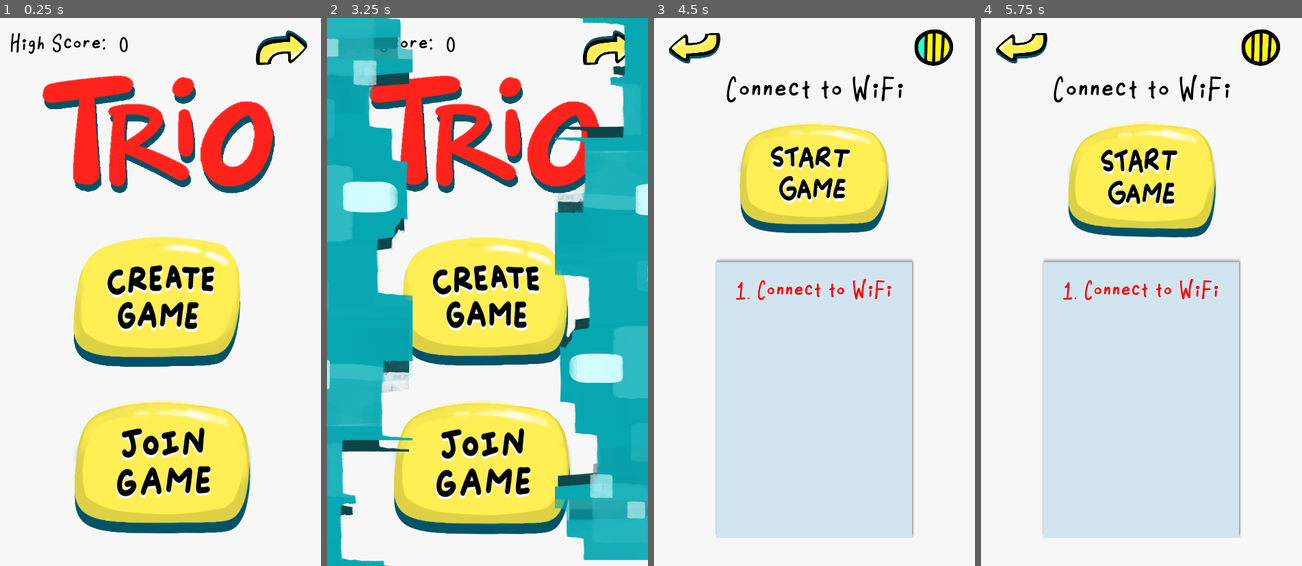
Above: before the commit, frames 1-4 (left to right).
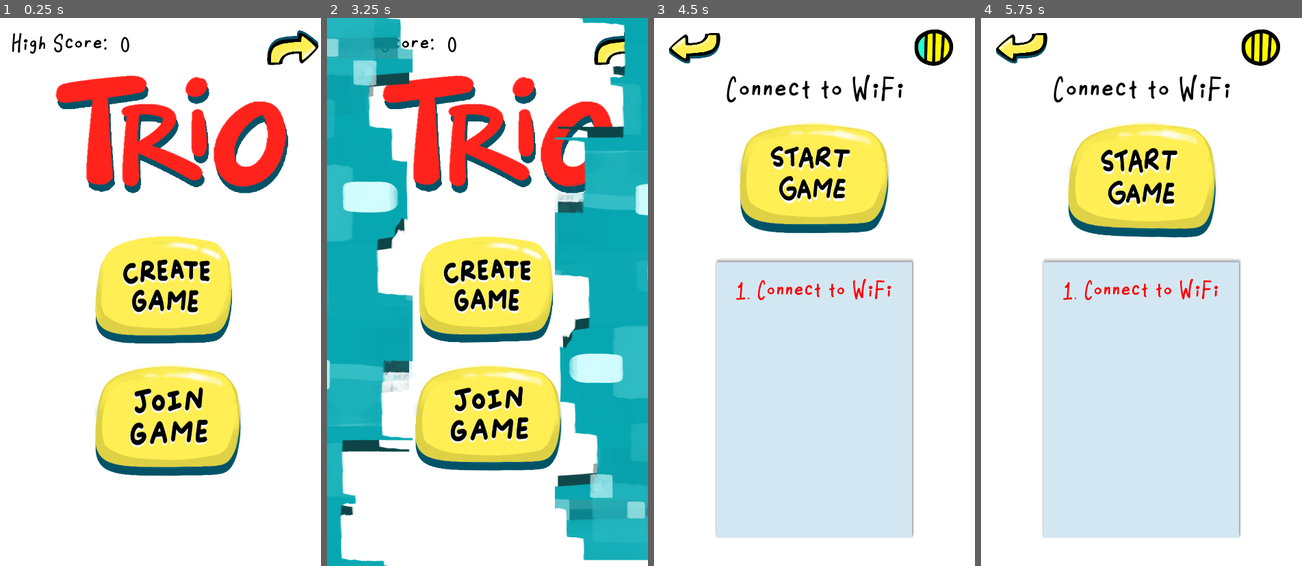
Above: after the commit, the same moments.

Repository: brennanho/Trio
Game: Godot game, scene res://Main.tscn
Two runs of this game, one before a commit and one after it. Both use one fixed random seed, a clock stepped at 60 frames per second and the inputs below.
Inputs (mouse positions are in pixels of both pictures, inside the frame that each line leads up to; where the layout moved, square brackets give the same spot in the first picture):
- Up to frame 1 (0.25 s): no input
- Up to frame 2 (3.25 s): click (490, 423) [484, 472] at 0.5 s; click (359, 50) at 2.75 s
- Up to frame 3 (4.5 s): click (814, 286) [811, 297] at 3.5 s; click (814, 182) at 4.25 s
- Up to frame 4 (5.75 s): click (1141, 182) at 5 s

The runs differ from the first frame. In frame 1, 30% of the frame differs, in the area x 3-100%, y 2-95%; in frame 2, 28%; in frame 3, less than 0.1%; in frame 4, less than 0.1%.

Commit message:
Flying shapes

Diff:
--- a/Main.tscn
+++ b/Main.tscn
@@ -1,50 +1,76 @@
-[gd_scene load_steps=38 format=2]
-
-[ext_resource path="res://Menu_Sprites/TRIO_TITLE.png" type="Texture" id=1]
-[ext_resource path="res://fonts/CallingCards_Bold_sample.ttf" type="DynamicFontData" id=2]
-[ext_resource path="res://scripts/find_opponent.gd" type="Script" id=3]
-[ext_resource path="res://Shaders/main_menu_button.tres" type="Material" id=4]
-[ext_resource path="res://Menu_Sprites/JOINGAME_OFF.png" type="Texture" id=5]
-[ext_resource path="res://Menu_Sprites/JOINGAME_ON.png" type="Texture" id=6]
-[ext_resource path="res://scripts/button.gd" type="Script" id=7]
-[ext_resource path="res://Menu_Sprites/CREATEGAME_OFF.png" type="Texture" id=8]
-[ext_resource path="res://Menu_Sprites/CREATEGAME_ON.png" type="Texture" id=9]
-[ext_resource path="res://fonts/Robi-Regular.ttf" type="DynamicFontData" id=10]
-[ext_resource path="res://scripts/highscore.gd" type="Script" id=11]
-[ext_resource path="res://Menu_Sprites/BACK_OFF.png" type="Texture" id=12]
-[ext_resource path="res://Menu_Sprites/BACK_ON.png" type="Texture" id=13]
-[ext_resource path="res://help.gd" type="Script" id=14]
-[ext_resource path="res://Card_Sprites/CARD_DROPSHADE_TEST.png" type="Texture" id=15]
-[ext_resource path="res://Card_Sprites/1_CIRC_BLUE_SOLID.png" type="Texture" id=16]
-[ext_resource path="res://Card_Sprites/3_CIRC_BLUE_DOT.png" type="Texture" id=17]
-[ext_resource path="res://Card_Sprites/3_RHOM_GREEN_SOLID.png" type="Texture" id=18]
-[ext_resource path="res://Card_Sprites/1_CIRC_BLUE_EMPTY.png" type="Texture" id=19]
-[ext_resource path="res://Card_Sprites/2_XXX_RED_DOT.png" type="Texture" id=20]
-[ext_resource path="res://Card_Sprites/3_CIRC_BLUE_SOLID.png" type="Texture" id=21]
-[ext_resource path="res://Card_Sprites/1_CIRC_BLUE_DOT.png" type="Texture" id=22]
-[ext_resource path="res://Card_Sprites/1_RHOM_GREEN_DOT.png" type="Texture" id=23]
-[ext_resource path="res://Card_Sprites/3_XXX_RED_SOLID.png" type="Texture" id=24]
-[ext_resource path="res://Card_Sprites/1_CIRC_RED_SOLID.png" type="Texture" id=25]
-[ext_resource path="res://Card_Sprites/1_XXX_GREEN_DOT.png" type="Texture" id=26]
-[ext_resource path="res://Card_Sprites/3_CIRC_RED_SOLID.png" type="Texture" id=27]
-[ext_resource path="res://Card_Sprites/2_RHOM_GREEN_SOLID.png" type="Texture" id=28]
-[ext_resource path="res://Card_Sprites/1_RHOM_RED_DOT.png" type="Texture" id=29]
-[ext_resource path="res://Card_Sprites/2_XXX_BLUE_DOT.png" type="Texture" id=30]
-[ext_resource path="res://Card_Sprites/1_RHOM_GREEN_EMPTY.png" type="Texture" id=31]
+[gd_scene load_steps=40 format=2]
+
+[ext_resource path="res://Menu_Sprites/alpha_rhom1.png" type="Texture" id=1]
+[ext_resource path="res://Menu_Sprites/TRIO_TITLE.png" type="Texture" id=2]
+[ext_resource path="res://fonts/CallingCards_Bold_sample.ttf" type="DynamicFontData" id=3]
+[ext_resource path="res://scripts/find_opponent.gd" type="Script" id=4]
+[ext_resource path="res://Shaders/main_menu_button.tres" type="Material" id=5]
+[ext_resource path="res://Menu_Sprites/JOINGAME_OFF.png" type="Texture" id=6]
+[ext_resource path="res://Menu_Sprites/JOINGAME_ON.png" type="Texture" id=7]
+[ext_resource path="res://scripts/button.gd" type="Script" id=8]
+[ext_resource path="res://Menu_Sprites/CREATEGAME_OFF.png" type="Texture" id=9]
+[ext_resource path="res://Menu_Sprites/CREATEGAME_ON.png" type="Texture" id=10]
+[ext_resource path="res://fonts/Robi-Regular.ttf" type="DynamicFontData" id=11]
+[ext_resource path="res://scripts/highscore.gd" type="Script" id=12]
+[ext_resource path="res://Menu_Sprites/BACK_OFF.png" type="Texture" id=13]
+[ext_resource path="res://Menu_Sprites/BACK_ON.png" type="Texture" id=14]
+[ext_resource path="res://help.gd" type="Script" id=15]
+[ext_resource path="res://Card_Sprites/CARD_DROPSHADE_TEST.png" type="Texture" id=16]
+[ext_resource path="res://Card_Sprites/1_CIRC_BLUE_SOLID.png" type="Texture" id=17]
+[ext_resource path="res://Card_Sprites/3_CIRC_BLUE_DOT.png" type="Texture" id=18]
+[ext_resource path="res://Card_Sprites/3_RHOM_GREEN_SOLID.png" type="Texture" id=19]
+[ext_resource path="res://Card_Sprites/1_CIRC_BLUE_EMPTY.png" type="Texture" id=20]
+[ext_resource path="res://Card_Sprites/2_XXX_RED_DOT.png" type="Texture" id=21]
+[ext_resource path="res://Card_Sprites/3_CIRC_BLUE_SOLID.png" type="Texture" id=22]
+[ext_resource path="res://Card_Sprites/1_CIRC_BLUE_DOT.png" type="Texture" id=23]
+[ext_resource path="res://Card_Sprites/1_RHOM_GREEN_DOT.png" type="Texture" id=24]
+[ext_resource path="res://Card_Sprites/3_XXX_RED_SOLID.png" type="Texture" id=25]
+[ext_resource path="res://Card_Sprites/1_CIRC_RED_SOLID.png" type="Texture" id=26]
+[ext_resource path="res://Card_Sprites/1_XXX_GREEN_DOT.png" type="Texture" id=27]
+[ext_resource path="res://Card_Sprites/3_CIRC_RED_SOLID.png" type="Texture" id=28]
+[ext_resource path="res://Card_Sprites/2_RHOM_GREEN_SOLID.png" type="Texture" id=29]
+[ext_resource path="res://Card_Sprites/1_RHOM_RED_DOT.png" type="Texture" id=30]
+[ext_resource path="res://Card_Sprites/2_XXX_BLUE_DOT.png" type="Texture" id=31]
+[ext_resource path="res://Card_Sprites/1_RHOM_GREEN_EMPTY.png" type="Texture" id=32]
+
+[sub_resource type="Animation" id=1]
+resource_name = "Anim"
+length = 5.0
+loop = true
+tracks/0/type = "value"
+tracks/0/path = NodePath(".:rect_position")
+tracks/0/interp = 1
+tracks/0/loop_wrap = true
+tracks/0/imported = false
+tracks/0/enabled = true
+tracks/0/keys = {
+"times": PoolRealArray( 0, 5 ),
+"transitions": PoolRealArray( 1, 1 ),
+"update": 0,
+"values": [ Vector2( -143.217, 872.152 ), Vector2( 620, -100 ) ]
+}
+tracks/1/type = "value"
+tracks/1/path = NodePath(".:rect_rotation")
+tracks/1/interp = 1
+tracks/1/loop_wrap = true
+tracks/1/imported = false
+tracks/1/enabled = true
+tracks/1/keys = {
+"times": PoolRealArray( 0, 5 ),
+"transitions": PoolRealArray( 1, 1 ),
+"update": 0,
+"values": [ 0.0, 360.0 ]
+}
+
+[sub_resource type="DynamicFont" id=2]
+size = 32
+font_data = ExtResource( 3 )
 
 [sub_resource type="DynamicFont" id=3]
-
-size = 32
-font_data = ExtResource( 2 )
-
-[sub_resource type="DynamicFont" id=4]
-
 size = 45
-font_data = ExtResource( 10 )
-
-[sub_resource type="Animation" id=5]
-
-resource_name = "Help"
+font_data = ExtResource( 11 )
+
+[sub_resource type="Animation" id=4]
 length = 0.25
 step = 0.05
 tracks/0/type = "value"
@@ -120,9 +146,7 @@
 "values": [ true, false ]
 }
 
-[sub_resource type="Animation" id=6]
-
-resource_name = "Help2"
+[sub_resource type="Animation" id=5]
 length = 0.25
 step = 0.05
 tracks/0/type = "value"
@@ -150,19 +174,18 @@
 "values": [ Vector2( 612, -6.212 ), Vector2( 0, -6.212 ) ]
 }
 
-[sub_resource type="DynamicFont" id=1]
-
+[sub_resource type="DynamicFont" id=6]
 size = 60
 outline_color = Color( 0, 0, 0, 1 )
-font_data = ExtResource( 10 )
-
-[sub_resource type="DynamicFont" id=2]
-
+font_data = ExtResource( 11 )
+
+[sub_resource type="DynamicFont" id=7]
 size = 47
 outline_color = Color( 0, 0, 0, 1 )
-font_data = ExtResource( 10 )
+font_data = ExtResource( 11 )
 
 [node name="Menu" type="Control"]
+show_behind_parent = true
 anchor_right = 1.0
 anchor_bottom = 1.0
 margin_left = -4.17188
@@ -175,22 +198,41 @@
 show_behind_parent = true
 anchor_right = 1.0
 anchor_bottom = 1.0
-margin_left = -31.3517
-margin_top = -12.9239
-margin_right = 19.6483
-margin_bottom = 39.076
+margin_left = -10.0
+margin_top = -13.0
+margin_right = 20.0
+margin_bottom = 23.0
 expand = true
 stretch_mode = 1
 
+[node name="Tile" type="TextureRect" parent="Background"]
+show_behind_parent = true
+light_mask = 0
+margin_left = 164.55
+margin_top = 480.132
+margin_right = 311.55
+margin_bottom = 698.128
+rect_rotation = 145.17
+rect_pivot_offset = Vector2( 81.0553, 106.083 )
+rect_clip_content = true
+texture = ExtResource( 1 )
+expand = true
+
+[node name="Anim" type="AnimationPlayer" parent="Background/Tile"]
+anims/Anim = SubResource( 1 )
+
 [node name="Title" type="TextureRect" parent="Background"]
-margin_left = 35.9517
+margin_left = 39.6529
 margin_top = 62.4312
-margin_right = 618.952
+margin_right = 622.653
 margin_bottom = 387.431
 rect_clip_content = true
-texture = ExtResource( 1 )
+texture = ExtResource( 2 )
 expand = true
 stretch_mode = 1
+__meta__ = {
+"_edit_lock_": true
+}
 
 [node name="Find_Opponent" type="Button" parent="Background"]
 visible = false
@@ -198,60 +240,62 @@
 margin_top = 365.52
 margin_right = 446.969
 margin_bottom = 488.52
+custom_fonts/font = SubResource( 2 )
+text = "Find Opponent"
+script = ExtResource( 4 )
+
+[node name="Join_Game" type="TextureButton" parent="Background"]
+material = ExtResource( 5 )
+margin_left = 93.0123
+margin_top = 641.559
+margin_right = 545.012
+margin_bottom = 891.559
+rect_rotation = 360.024
+texture_normal = ExtResource( 6 )
+texture_pressed = ExtResource( 7 )
+expand = true
+script = ExtResource( 8 )
+
+[node name="Create_Game" type="TextureButton" parent="Background"]
+show_behind_parent = true
+light_mask = 0
+material = ExtResource( 5 )
+margin_left = 103.676
+margin_top = 395.052
+margin_right = 523.676
+margin_bottom = 637.052
+rect_rotation = 359.829
+texture_normal = ExtResource( 9 )
+texture_pressed = ExtResource( 10 )
+expand = true
+script = ExtResource( 8 )
+
+[node name="Highscore" type="Label" parent="Background"]
+margin_left = 32.8782
+margin_top = 36.7281
+margin_right = 259.878
+margin_bottom = 123.728
 custom_fonts/font = SubResource( 3 )
-text = "Find Opponent"
-script = ExtResource( 3 )
-
-[node name="Join_Game" type="TextureButton" parent="Background"]
-material = ExtResource( 4 )
-margin_left = 55.5847
-margin_top = 700.15
-margin_right = 601.586
-margin_bottom = 1014.15
-rect_rotation = 360.024
-texture_normal = ExtResource( 5 )
-texture_pressed = ExtResource( 6 )
-expand = true
-script = ExtResource( 7 )
-
-[node name="Create_Game" type="TextureButton" parent="Background"]
-light_mask = 0
-material = ExtResource( 4 )
-margin_left = 69.3517
-margin_top = 390.924
-margin_right = 584.352
-margin_bottom = 685.924
-rect_rotation = 359.829
-texture_normal = ExtResource( 8 )
-texture_pressed = ExtResource( 9 )
-expand = true
-script = ExtResource( 7 )
-
-[node name="Highscore" type="Label" parent="Background"]
-margin_left = 52.2172
-margin_top = 36.7281
-margin_right = 279.217
-margin_bottom = 123.728
-custom_fonts/font = SubResource( 4 )
 custom_colors/font_color = Color( 0, 0, 0, 1 )
 text = "High Score:
 "
-script = ExtResource( 11 )
+script = ExtResource( 12 )
 
 [node name="Help" type="TextureButton" parent="Background"]
+editor/display_folded = true
 margin_left = 632.0
 margin_top = 126.0
 margin_right = 767.0
 margin_bottom = 238.0
 rect_rotation = 180.0
-texture_normal = ExtResource( 12 )
-texture_pressed = ExtResource( 13 )
-expand = true
-script = ExtResource( 14 )
+texture_normal = ExtResource( 13 )
+texture_pressed = ExtResource( 14 )
+expand = true
+script = ExtResource( 15 )
 
 [node name="Help" type="AnimationPlayer" parent="Background/Help"]
-anims/Help = SubResource( 5 )
-anims/Help2 = SubResource( 6 )
+anims/Help = SubResource( 4 )
+anims/Help2 = SubResource( 5 )
 
 [node name="Instructions" type="TextureRect" parent="."]
 self_modulate = Color( 1, 1, 1, 0.215686 )
@@ -269,7 +313,7 @@
 margin_top = 177.142
 margin_right = 595.366
 margin_bottom = 292.142
-custom_fonts/font = SubResource( 1 )
+custom_fonts/font = SubResource( 6 )
 custom_colors/font_color = Color( 0, 0, 0, 1 )
 text = "Valid Trios must satisfy
 all of these requirements."
@@ -277,10 +321,10 @@
 
 [node name="Details" type="Label" parent="Instructions/Title"]
 margin_left = 11.4153
-margin_top = 150.858
+margin_top = 168.951
 margin_right = 599.415
-margin_bottom = 734.858
-custom_fonts/font = SubResource( 2 )
+margin_bottom = 752.951
+custom_fonts/font = SubResource( 7 )
 custom_colors/font_color = Color( 0, 0, 0, 1 )
 custom_colors/font_outline_modulate = Color( 0, 0, 0, 1 )
 custom_colors/font_color_shadow = Color( 0.756863, 0.756863, 0.756863, 1 )
@@ -302,22 +346,23 @@
 margin_right = 741.575
 margin_bottom = 244.69
 rect_rotation = 180.0
-texture_normal = ExtResource( 12 )
-texture_pressed = ExtResource( 13 )
-expand = true
-script = ExtResource( 14 )
+texture_normal = ExtResource( 13 )
+texture_pressed = ExtResource( 14 )
+expand = true
+script = ExtResource( 15 )
 
 [node name="Back" type="TextureButton" parent="Instructions"]
 margin_left = 12.6831
 margin_top = 24.3661
 margin_right = 156.683
 margin_bottom = 136.366
-texture_normal = ExtResource( 12 )
-texture_pressed = ExtResource( 13 )
-expand = true
-script = ExtResource( 14 )
+texture_normal = ExtResource( 13 )
+texture_pressed = ExtResource( 14 )
+expand = true
+script = ExtResource( 15 )
 
 [node name="Showing_Sets" type="TextureRect" parent="."]
+editor/display_folded = true
 self_modulate = Color( 1, 1, 1, 0.215686 )
 anchor_right = 1.0
 anchor_bottom = 1.0
@@ -334,17 +379,17 @@
 margin_right = 160.208
 margin_bottom = 127.948
 disabled = true
-texture_normal = ExtResource( 12 )
-texture_pressed = ExtResource( 13 )
-expand = true
-script = ExtResource( 14 )
+texture_normal = ExtResource( 13 )
+texture_pressed = ExtResource( 14 )
+expand = true
+script = ExtResource( 15 )
 
 [node name="Valid" type="Label" parent="Showing_Sets"]
 margin_left = 147.439
 margin_top = 82.2238
 margin_right = 514.439
 margin_bottom = 128.224
-custom_fonts/font = SubResource( 2 )
+custom_fonts/font = SubResource( 7 )
 custom_colors/font_color = Color( 0, 0, 0, 1 )
 custom_colors/font_outline_modulate = Color( 0, 0, 0, 1 )
 custom_colors/font_color_shadow = Color( 0.756863, 0.756863, 0.756863, 1 )
@@ -357,7 +402,7 @@
 margin_top = 100.419
 margin_right = -42.4122
 margin_bottom = 410.419
-custom_fonts/font = SubResource( 2 )
+custom_fonts/font = SubResource( 7 )
 custom_colors/font_color = Color( 0, 0, 0, 1 )
 custom_colors/font_outline_modulate = Color( 0, 0, 0, 1 )
 custom_colors/font_color_shadow = Color( 0.756863, 0.756863, 0.756863, 1 )
@@ -549,7 +594,7 @@
 margin_top = 560.0
 margin_right = 512.503
 margin_bottom = 606.0
-custom_fonts/font = SubResource( 2 )
+custom_fonts/font = SubResource( 7 )
 custom_colors/font_color = Color( 0, 0, 0, 1 )
 custom_colors/font_outline_modulate = Color( 0, 0, 0, 1 )
 custom_colors/font_color_shadow = Color( 0.756863, 0.756863, 0.756863, 1 )
@@ -562,7 +607,7 @@
 margin_top = 100.419
 margin_right = -42.4122
 margin_bottom = 410.419
-custom_fonts/font = SubResource( 2 )
+custom_fonts/font = SubResource( 7 )
 custom_colors/font_color = Color( 0, 0, 0, 1 )
 custom_colors/font_outline_modulate = Color( 0, 0, 0, 1 )
 custom_colors/font_color_shadow = Color( 0.756863, 0.756863, 0.756863, 1 )
--- a/default_env.tres
+++ b/default_env.tres
@@ -1,7 +1,6 @@
 [gd_resource type="Environment" load_steps=2 format=2]
 
 [sub_resource type="ProceduralSky" id=1]
-
 sky_top_color = Color( 0.0470588, 0.454902, 0.976471, 1 )
 sky_horizon_color = Color( 0.556863, 0.823529, 0.909804, 1 )
 sky_curve = 0.25
@@ -10,6 +9,5 @@
 ground_curve = 0.01
 
 [resource]
-
 background_mode = 2
 background_sky = SubResource( 1 )
--- a/project.godot
+++ b/project.godot
@@ -50,5 +50,5 @@
 
 quality/subsurface_scattering/quality=2
 quality/subsurface_scattering/scale=1
-environment/default_clear_color=Color( 0.972549, 0.972549, 0.972549, 1 )
+environment/default_clear_color=Color( 1, 1, 1, 1 )
 environment/default_environment="res://default_env.tres"
--- a/scripts/button.gd
+++ b/scripts/button.gd
@@ -10,3 +10,6 @@
 	global.network_role = global.ENET_CLIENT
 	global.prev_scene = global.MAIN_SCENE
 	Transition.fade_to(global.ROOMS_SCENE)
+
+func _ready():
+	get_parent().get_node("Tile").get_node("Anim").play("Anim")
Not shown: 36 places in Main.tscn that only renumber resources
Binary file changed: Menu_Sprites/CREATEGAME_OFF.png
Binary file changed: Menu_Sprites/CREATEGAME_ON.png
Binary file changed: Menu_Sprites/JOINGAME_OFF.png
Binary file changed: Menu_Sprites/JOINGAME_ON.png
Binary file added: Menu_Sprites/alpha_rhom1.png
Not shown, added: Menu_Sprites/alpha_rhom1.png.import
